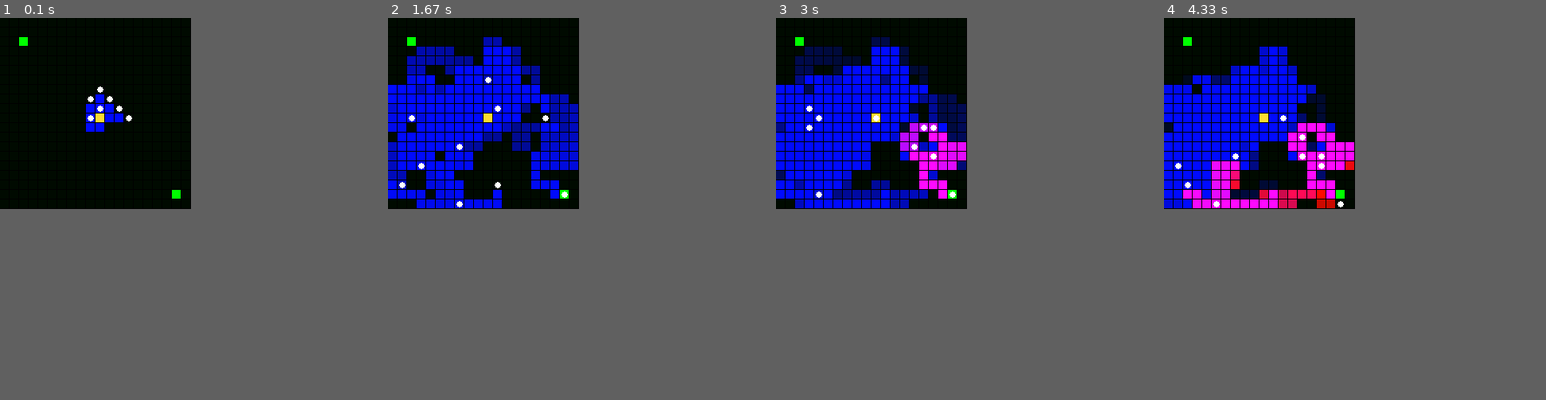
Above: before the commit, frames 1-4 (left to right).
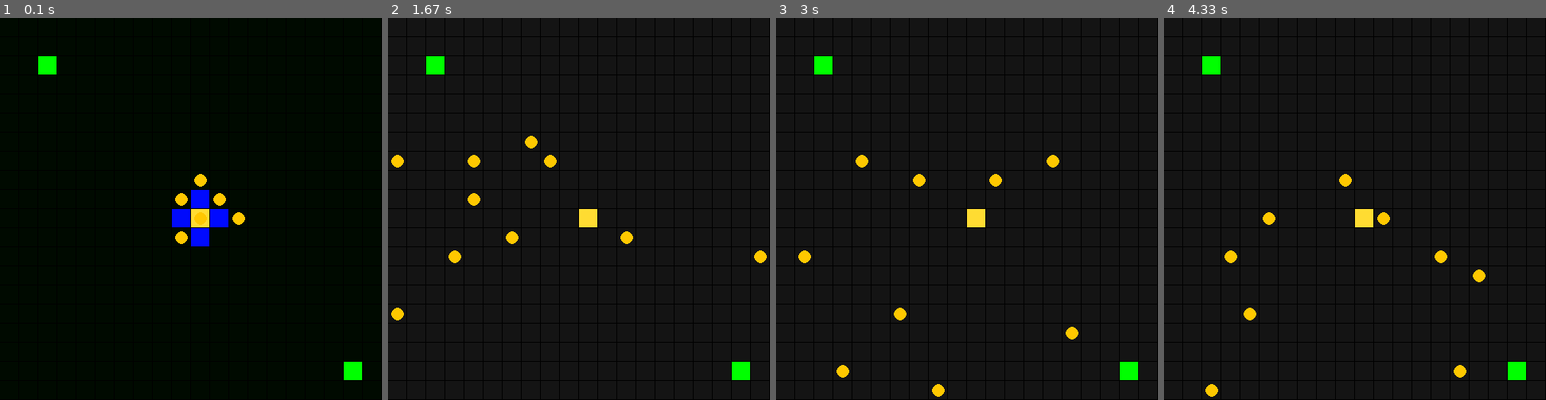
Above: after the commit, the same moments.

Repository: beratmutlu/ant-colony
Game: pygame game, started from main.py
The game is run twice, just before and just after one commit, with the same random seed, the same clock (stepped at 60 frames per second) and the same inputs.
Inputs:
- Up to frame 1 (0.1 s): no input
- Up to frame 2 (1.67 s): tap D at 0.33 s; tap F at 0.67, 1.07, 1.37, 1.57 s
- Up to frame 3 (3 s): tap F at 1.9, 2.2, 2.4, 2.7, 2.97 s; hold N from 2.9 s (still down)
- Up to frame 4 (4.33 s): release N at 3.2 s; tap F at 3.3, 3.63, 4.07 s
In our replay, the window is 240x240 before the commit and 480x480 after it. These sizes can differ from the game's own. Grey fills any space a smaller window leaves; there, only what the larger window draws over its background counts as a difference.

The runs differ from the first frame. In frame 1, 2.7% of the frame differs, in the area x 5-95%, y 5-95%; in frame 2, 13%; in frame 3, 15%, in the area x 0-95%, y 5-100%; in frame 4, 13%.

Commit message:
feat: add debug mode and pheromone layer toggles to renderer

Diff:
--- a/rendering/pygame_renderer.py
+++ b/rendering/pygame_renderer.py
@@ -2,8 +2,8 @@
 from colony.core.simulation import Simulation
 from colony.types.item_type import ItemType
 
-CELL = 12
-FPS = 30
+CELL = 24
+FPS = 15
 
 class PygameRenderer:
     def __init__(self, sim: Simulation):
@@ -12,6 +12,9 @@
         self.W = cfg["grid"]["width"]
         self.H = cfg["grid"]["height"]
         self.nest = tuple(cfg["nest_pos"])
+        self.debug = False
+        self.show_food_ph = True
+        self.show_nest_ph = True
 
     def run(self):
         pygame.init()
@@ -27,6 +30,12 @@
                 if event.type == pygame.KEYDOWN:
                     if event.key == pygame.K_ESCAPE:
                         paused = not paused
+                    if event.key == pygame.K_d:
+                        self.debug = not self.debug
+                    if event.key == pygame.K_f:
+                        self.show_food_ph = not self.show_food_ph
+                    if event.key == pygame.K_n:
+                        self.show_nest_ph = not self.show_nest_ph
 
             if not paused:
                 self.sim.step()
@@ -37,7 +46,8 @@
 
             for ant in self.sim.manager.ants:
                 x, y = ant.cell.pos
-                pygame.draw.circle(screen, (255, 255, 255),
+                color = (255, 200, 0) if ant.cell.pos else (255, 255, 255)
+                pygame.draw.circle(screen, color,
                     (x*CELL + CELL//2, y*CELL + CELL//2), CELL//3)
 
             pygame.display.flip()
@@ -49,6 +59,10 @@
         if cell.get_food() > 0:
             g = int(min(cell.get_food() / 10 * 255, 255))
             return (0, g, 0)
-        r = int(min(cell.items[ItemType.PHEROMONE_FOOD] / 10 * 255, 255))
-        b = int(min(cell.items[ItemType.PHEROMONE_NEST] / 10 * 255, 255))
+
+        if self.debug:
+            return (20, 20, 20)
+
+        r = int(min(cell.items[ItemType.PHEROMONE_FOOD] / 10 * 255, 255)) if self.show_food_ph else 0
+        b = int(min(cell.items[ItemType.PHEROMONE_NEST] / 10 * 255, 255)) if self.show_nest_ph else 0
         return (r, 10, b)
